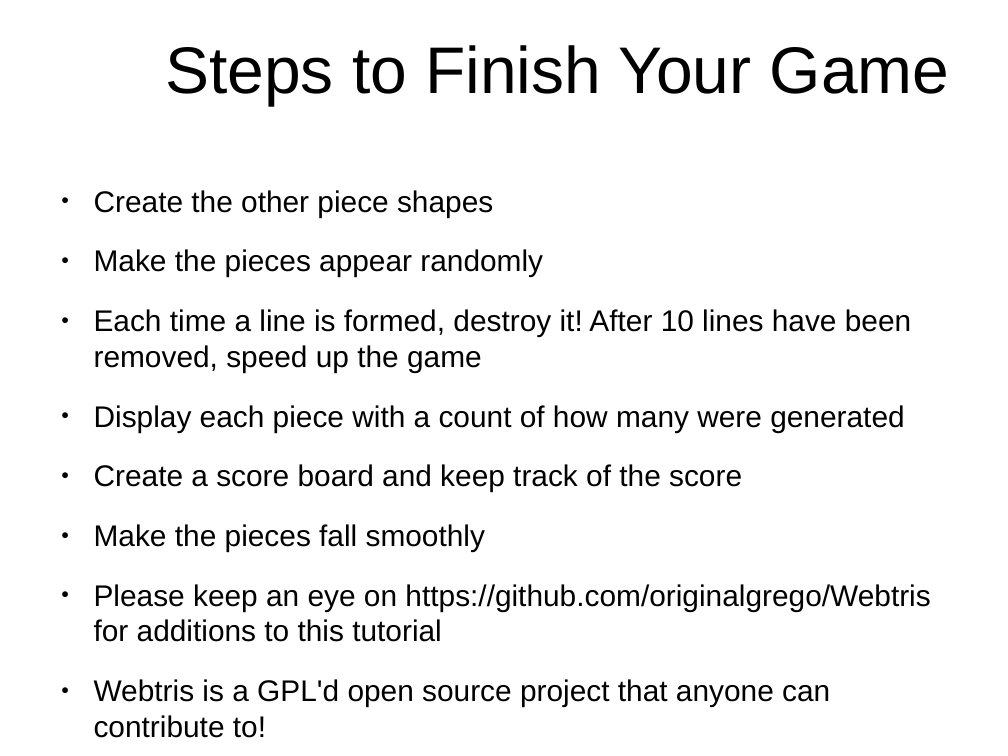
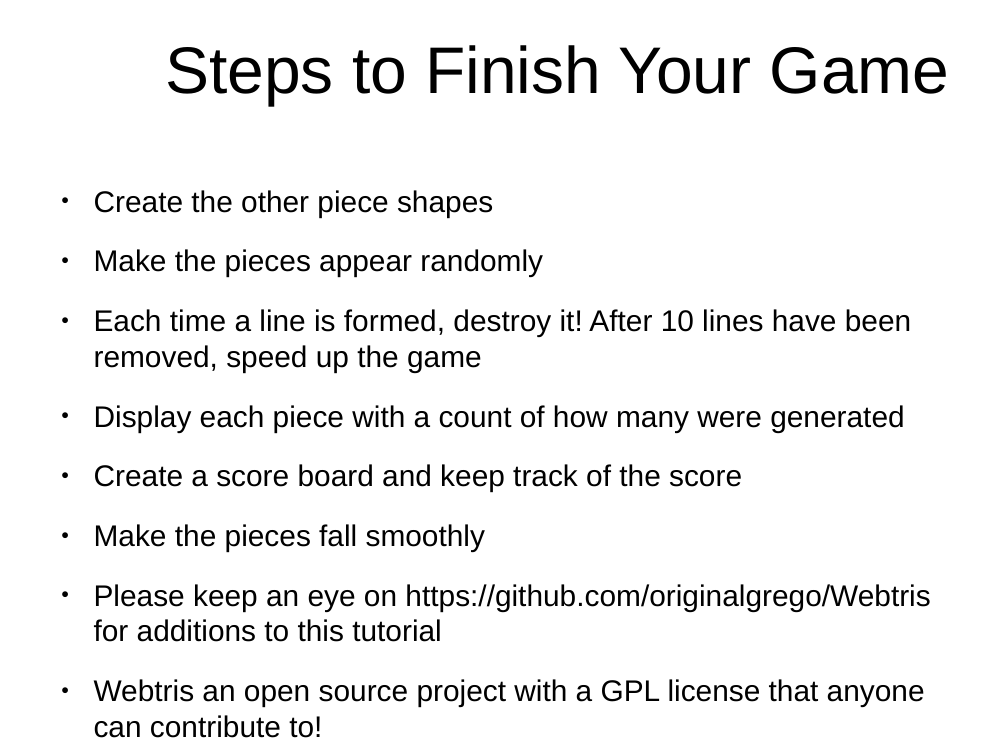
Before and after one commit to originalgrego/Webtris, a slide deck: slide 33 of Webtris - Explorathon 2019.odp. Drawn at 1008x756 pixels with LibreOffice and Linux fonts; fonts in the diff are those of the drawing; background and template pictures are left out. Boxes give left, top, right and bottom in pixels: in the first picture for what was removed or moved away, otherwise in the second. Text is boxed around its words. In the diff, an @@ line names an element or a change of style, - is before the commit and + after.

```diff
--- a/Webtris - Explorathon 2019.odp
+++ b/Webtris - Explorathon 2019.odp
@@ text at [94, 679, 925, 738]: text changed @@
-● Webtris is a GPL'd open source project that anyone can contribute to!
+● Webtris an open source project with a GPL license that anyone can contribute to!
```
Also in this commit, not shown: 2 other slides changed.
